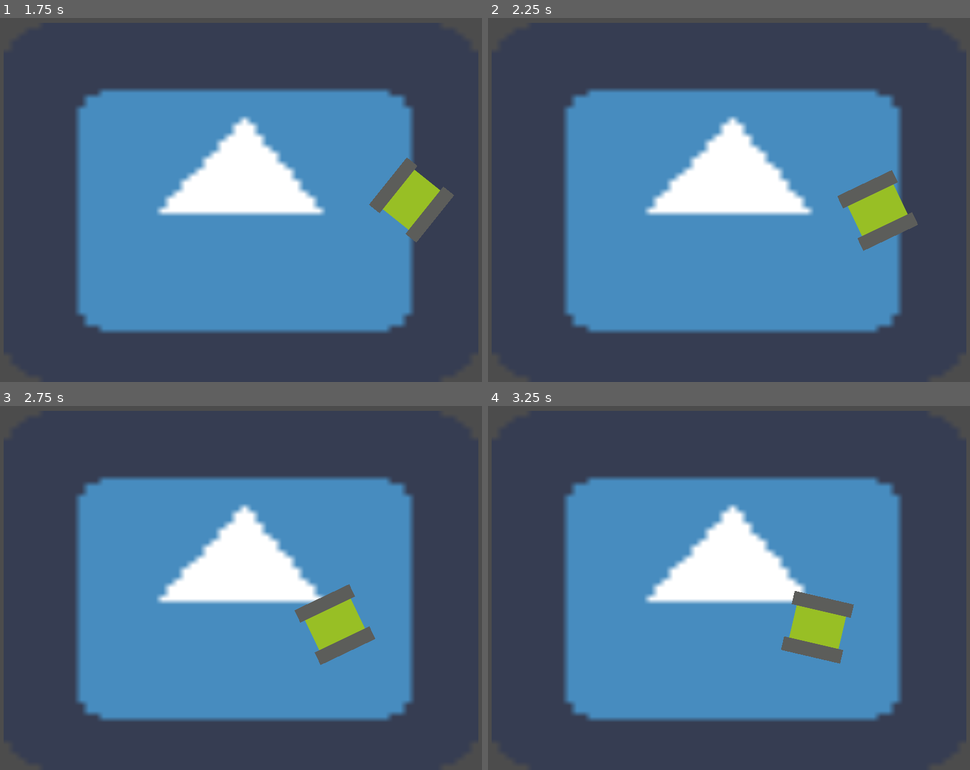
Above: before the commit, frames 1-4 (two rows, left to right).
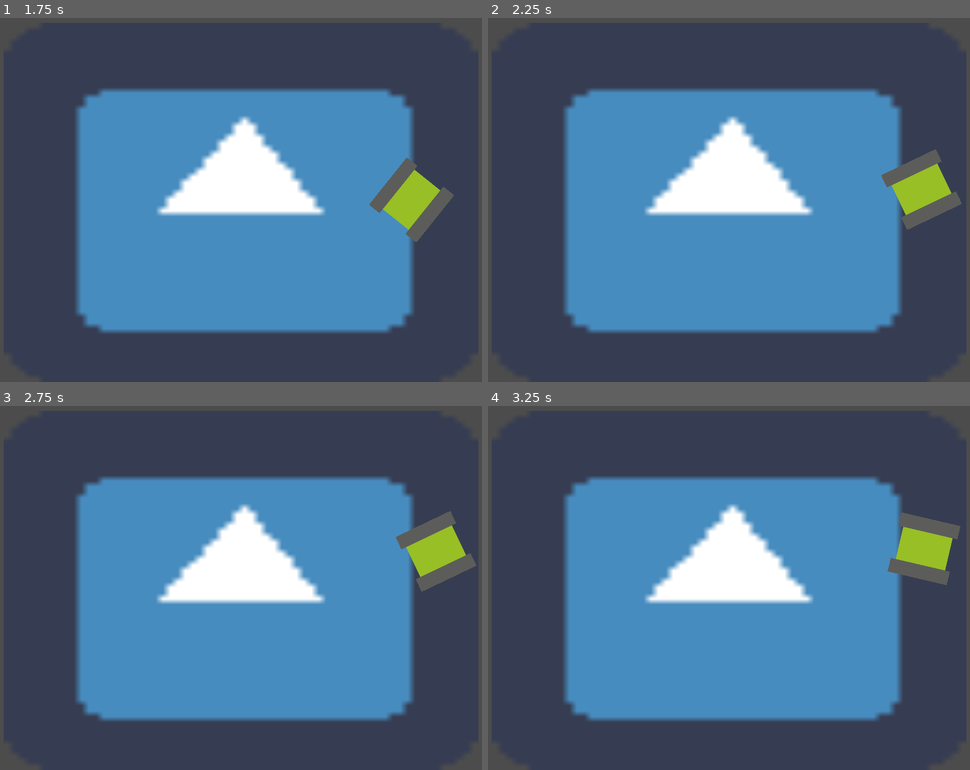
Above: after the commit, the same moments.

Repository: SergioJimenezM/proyectoTanks
Game: Godot game, scene res://escenas/MenuPrincipal.tscn
Same seed, same stepped clock (60 frames per second), same inputs: the game is played once before the commit and once after it. The engine's default icon, where the game draws it, is replaced by a stand-in: a white triangle on a blue panel in a dark square.
Inputs:
- Up to frame 1 (1.75 s): click "Nueva partida" at 0.5 s; tap Enter at 1.25 s; hold Right (ui_right) from 1.28 s (still down)
- Up to frame 2 (2.25 s): release Right (ui_right) at 2.03 s; hold Down (ui_down) from 2.03 s (still down)
- Up to frame 3 (2.75 s): keep holding Down (ui_down)
- Up to frame 4 (3.25 s): release Down (ui_down) at 2.78 s; hold Right (ui_right) from 2.78 s (still down)

Frame 1 is identical in both runs. In frame 2, 3.4% of the frame differs, in the area x 72-99%, y 36-64%; in frame 3, 3.8%, in the area x 61-99%, y 28-72%; in frame 4, 3.8%.

Commit message:
añadida la escena de un npc provicional, reparado el bug de giro infinito del jugador

Diff:
--- /dev/null
+++ b/proyectoTanks/escenas/kbNPCprovicional.tscn
@@ -0,0 +1,16 @@
+[gd_scene load_steps=3 format=2]
+
+[ext_resource path="res://sprites/tankeEstructuraVerde.png" type="Texture" id=1]
+
+[sub_resource type="RectangleShape2D" id=1]
+extents = Vector2( 68.804, 82.5844 )
+
+[node name="kbNpc" type="KinematicBody2D"]
+scale = Vector2( 0.5, 0.5 )
+
+[node name="tank" type="Sprite" parent="."]
+texture = ExtResource( 1 )
+
+[node name="colisionTanke" type="CollisionShape2D" parent="."]
+position = Vector2( 0.104404, 1.13444 )
+shape = SubResource( 1 )
--- a/proyectoTanks/escenas/tankeJugador.tscn
+++ b/proyectoTanks/escenas/tankeJugador.tscn
@@ -7,9 +7,11 @@
 extents = Vector2( 55.0525, 83.3725 )
 
 [node name="KinematicBody2D" type="KinematicBody2D"]
-rotation = 1.57285
 scale = Vector2( 0.5, 0.5 )
 script = ExtResource( 1 )
+__meta__ = {
+"_edit_lock_": true
+}
 
 [node name="Sprite" type="Sprite" parent="."]
 texture = ExtResource( 2 )
@@ -20,3 +22,6 @@
 [node name="CollisionShape2D" type="CollisionShape2D" parent="."]
 position = Vector2( 1.52588e-05, -0.435333 )
 shape = SubResource( 1 )
+__meta__ = {
+"_edit_lock_": true
+}
--- a/proyectoTanks/project.godot
+++ b/proyectoTanks/project.godot
@@ -25,6 +25,10 @@
 window/stretch/mode="viewport"
 window/stretch/aspect="expand"
 
+[input_devices]
+
+pointing/emulate_touch_from_mouse=true
+
 [rendering]
 
 quality/intended_usage/framebuffer_allocation=0
--- a/proyectoTanks/scripts/jugador.gd
+++ b/proyectoTanks/scripts/jugador.gd
@@ -6,19 +6,19 @@
 var velocity = Vector2()
 var rotationDir = 0
 
-
 func get_input():
+	rotationDir = 0
 	velocity = Vector2()
 	if(Input.is_action_pressed("ui_right")):
 		rotationDir += 1
 	if(Input.is_action_pressed("ui_left")):
 		rotationDir -= 1
 	if(Input.is_action_pressed("ui_down")):
+		velocity = Vector2(0, -speed).rotated(rotation)
+	if(Input.is_action_pressed("ui_up")):
 		velocity = Vector2(0, speed).rotated(rotation)
-	if(Input.is_action_pressed("ui_up")):
-		velocity = Vector2(0, -speed).rotated(rotation)
 
 func _physics_process(delta):
 	get_input()
-	rotation = rotationDir * rotationSpeed * delta
+	rotation += rotationDir * rotationSpeed * delta
 	velocity = move_and_slide(velocity)
